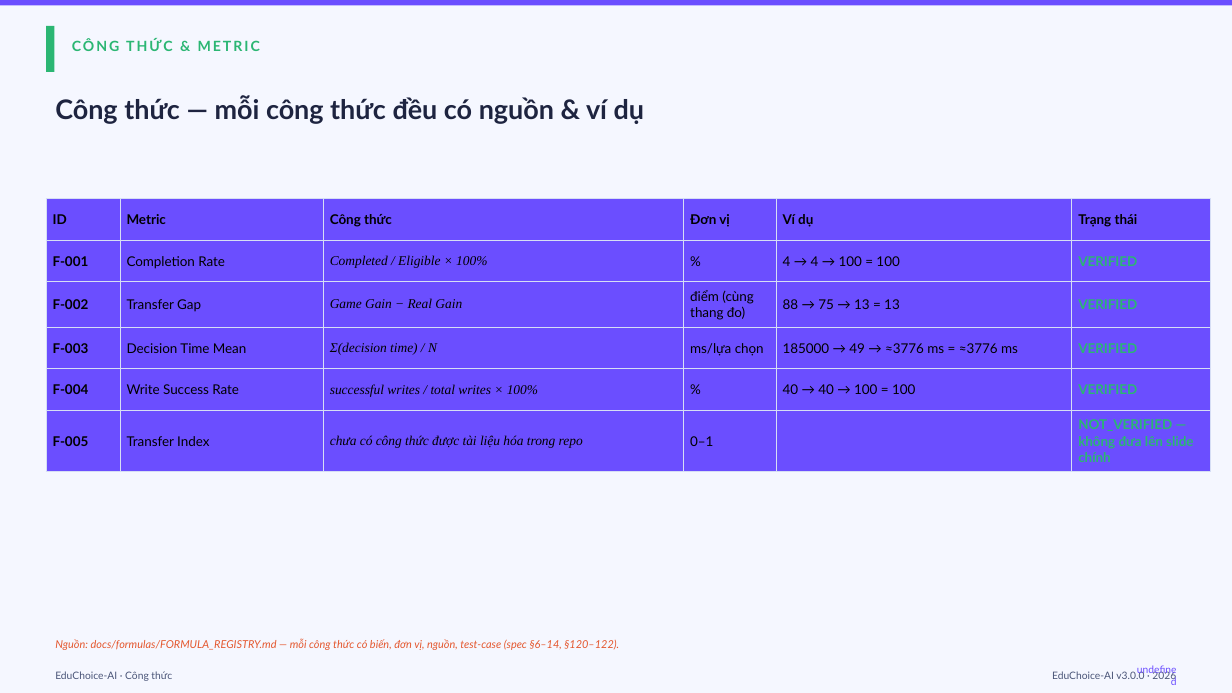
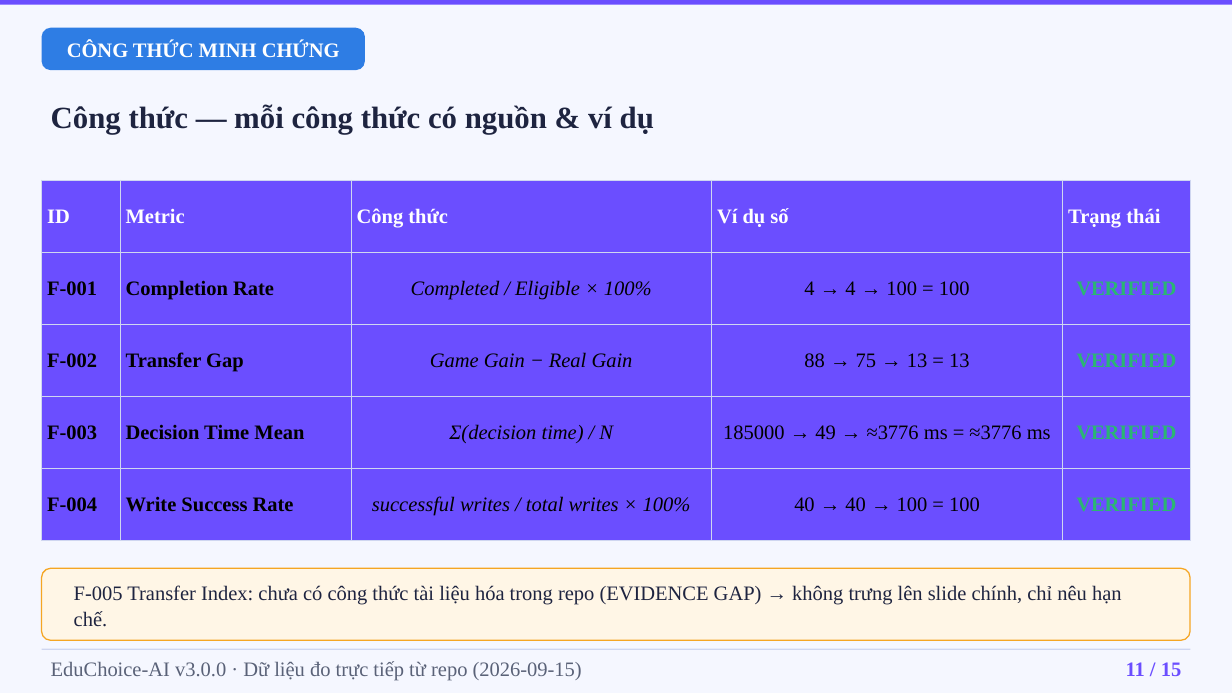
Before and after one commit to ltliem89/EduChoice, a slide deck: slide 11 of dist/presentation/01_EduChoice-AI_Presentation.pptx (slide 18 before the commit). Drawn at 1232x693 pixels with LibreOffice and Linux fonts; fonts in the diff are those of the drawing. Boxes give left, top, right and bottom in pixels: in the first picture for what was removed or moved away, otherwise in the second. Text is boxed around its words. In the diff, an @@ line names an element or a change of style, - is before the commit and + after.

```diff
--- a/dist/presentation/01_EduChoice-AI_Presentation.pptx
+++ b/dist/presentation/01_EduChoice-AI_Presentation.pptx
@@ rounded rectangle added at bbox=[42, 28, 365, 70], fill #2E7DE4 @@
@@ rectangle removed at bbox=[46, 26, 55, 72] @@
@@ text at bbox=[67, 41, 340, 57]: text changed; size 11 to 16 pt; font Lato to Times New Roman; text colour #2BB673 to #FFFFFF @@
-CÔNG THỨC & METRIC
+CÔNG THỨC MINH CHỨNG
@@ text "Công thức — mỗi công ..." at bbox=[51, 104, 654, 134]: vertical alignment top to middle @@
@@ text at bbox=[51, 104, 654, 134]: text changed; size 21 to 24 pt; font Lato to Times New Roman @@
-Công thức — mỗi công thức đều có nguồn & ví dụ
+Công thức — mỗi công thức có nguồn & ví dụ
@@ table at bbox=[42, 180, 1190, 520] @@
-ID | Metric | Công thức | Đơn vị | Ví dụ | Trạng thái
-F-001 | Completion Rate | Completed / Eligible × 100% | % | 4 → 4 → 100 = 100 | VERIFIED
-F-002 | Transfer Gap | Game Gain − Real Gain | điểm (cùng thang đo) | 88 → 75 → 13 = 13 | VERIFIED
-F-003 | Decision Time Mean | Σ(decision time) / N | ms/lựa chọn | 185000 → 49 → ≈3776 ms = ≈3776 ms | VERIFIED
-F-004 | Write Success Rate | successful writes / total writes × 100% | % | 40 → 40 → 100 = 100 | VERIFIED
-F-005 | Transfer Index | chưa có công thức được tài liệu hóa trong repo | 0–1 |  | NOT_VERIFIED — không đưa lên slide chính
+ID | Metric | Công thức | Ví dụ số | Trạng thái
+F-001 | Completion Rate | Completed / Eligible × 100% | 4 → 4 → 100 = 100 | VERIFIED
+F-002 | Transfer Gap | Game Gain − Real Gain | 88 → 75 → 13 = 13 | VERIFIED
+F-003 | Decision Time Mean | Σ(decision time) / N | 185000 → 49 → ≈3776 ms = ≈3776 ms | VERIFIED
+F-004 | Write Success Rate | successful writes / total writes × 100% | 40 → 40 → 100 = 100 | VERIFIED
@@ table: place and size @@
-table at bbox=[46, 199, 1211, 466]
+table at bbox=[42, 180, 1190, 520]
@@ rounded rectangle added at bbox=[42, 568, 1190, 640], fill #FFF6E6, outline #F5A623 1 pt @@
@@ text at bbox=[74, 585, 1122, 627]: text changed; size 8 to 16 pt; font Lato to Times New Roman; text colour #4A5578 to #1E2440 @@
-EduChoice-AI · Công thức
+F-005 Transfer Index: chưa có công thức tài liệu hóa trong repo (EVIDENCE GAP) → không trưng lên slide chính, chỉ nêu hạn chế.
@@ rectangle added at bbox=[42, 649, 1190, 650], fill #CFD6F0 @@
@@ text removed at bbox=[55, 639, 619, 650] @@
-Nguồn: docs/formulas/FORMULA_REGISTRY.md — mỗi công thức có biến, đơn vị, nguồn, test-case (spec §6–14, §120–122).
@@ text added at bbox=[51, 661, 582, 681], 16 pt, text #5A6278 @@
+EduChoice-AI v3.0.0 · Dữ liệu đo trực tiếp từ repo (2026-09-15)
@@ text removed at bbox=[1052, 670, 1176, 681] @@
-EduChoice-AI v3.0.0 · 2026
@@ text removed at bbox=[1126, 664, 1186, 688] @@
-undefined
@@ text added at bbox=[1126, 662, 1182, 676], 16 pt, text #6B4EFF, bold @@
+11 / 15
```
Also in this commit, not shown: 3 other slides changed, 11 slides added, 29 slides removed, 14 other files.
